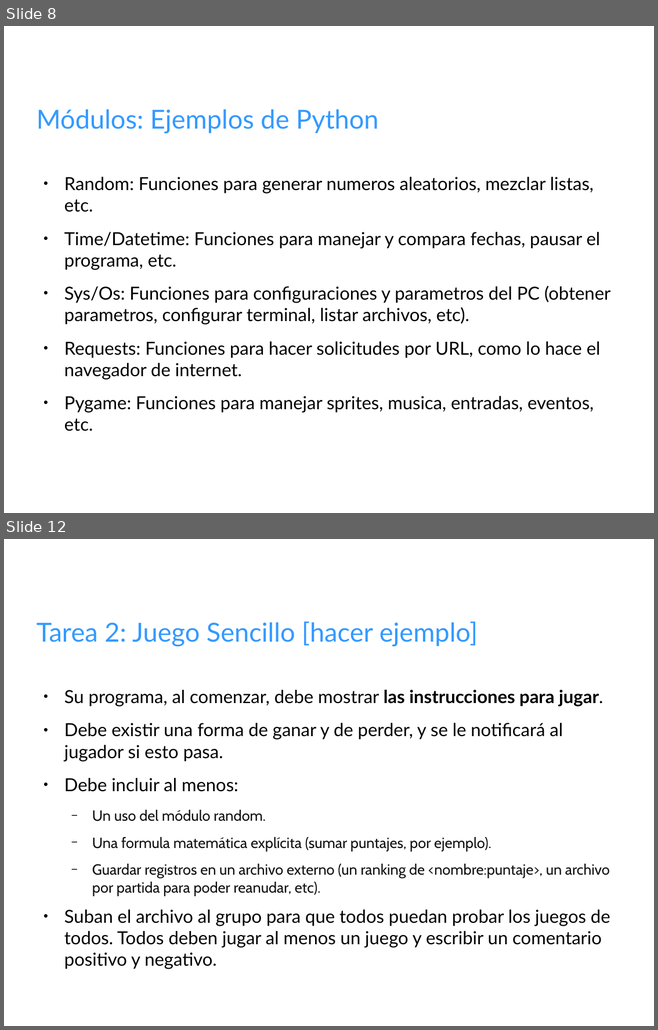
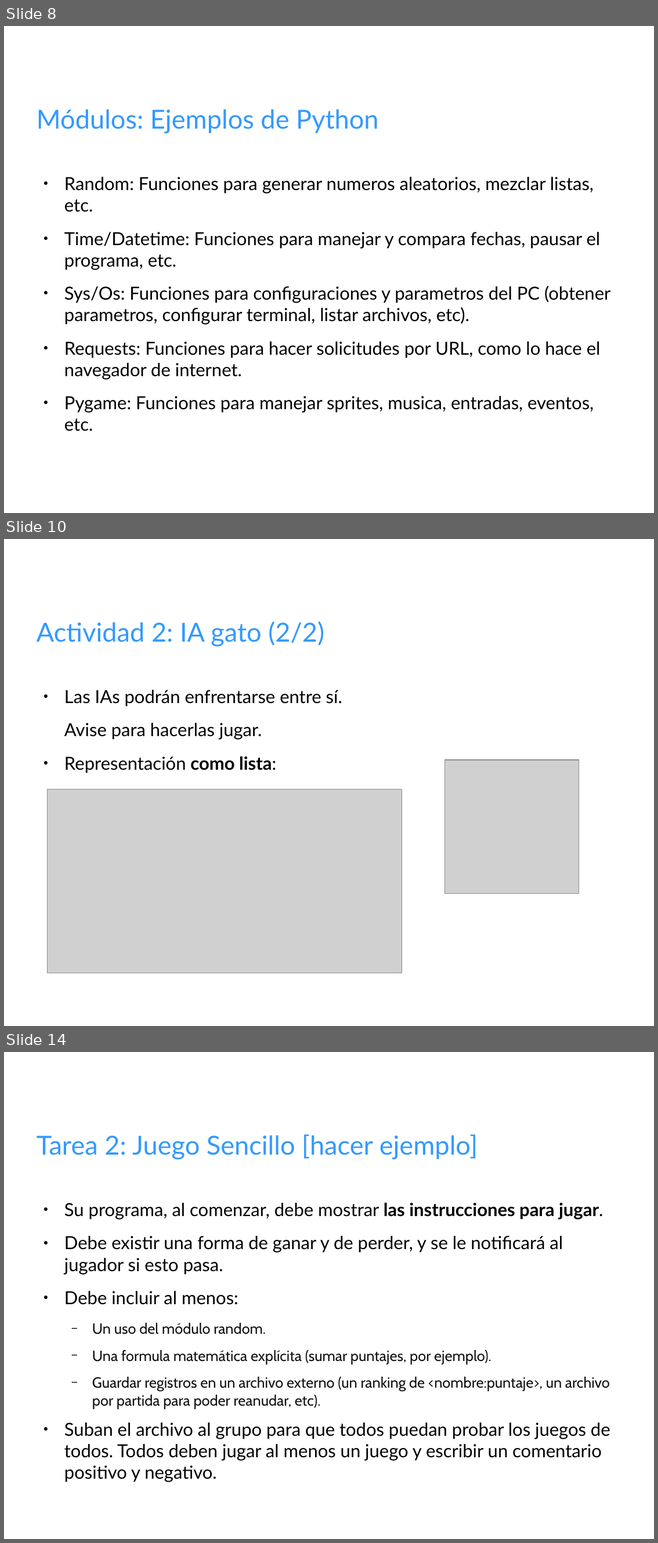
Before and after one commit to fbrzd/Python-taller, a slide deck: sesion-2/TII-2.odp. Shown one above the other, each under a label of ours: slides 8 and 12 before the commit, slides 8, 10 and 14 after it; the slides between them are not shown. The pictures are 658x1030 and 658x1543 pixels, drawn with LibreOffice and Linux fonts; fonts in the diff are those of the drawing; grey boxes stand for pictures; background and template pictures are left out. Boxes give left, top, right and bottom in pixels: in the first picture for what was removed or moved away, otherwise in the second. Text is boxed around its words. In the diff, an @@ line names an element or a change of style, - is before the commit and + after.

```diff
--- a/sesion-2/TII-2.odp
+++ b/sesion-2/TII-2.odp
@@ slide 10 added at (4,539,654,1026), background picture (left out) @@
@@ title added at (36,621,324,647), 32 pt, text #3399FF @@
+Actividad 2: IA gato (2/2)
@@ text added at (64,690,342,773), 22 pt, text #000000 @@
+● Las IAs podrán enfrentarse entre sí.
+Avise para hacerlas jugar.
+● Representación como lista:
@@ picture added at (445,760,579,894) @@
@@ picture added at (48,790,402,973) @@
@@ what was slide 12 is now slide 14 @@
```
Also in this commit, not shown: 3 slides changed, 1 other slide added.
